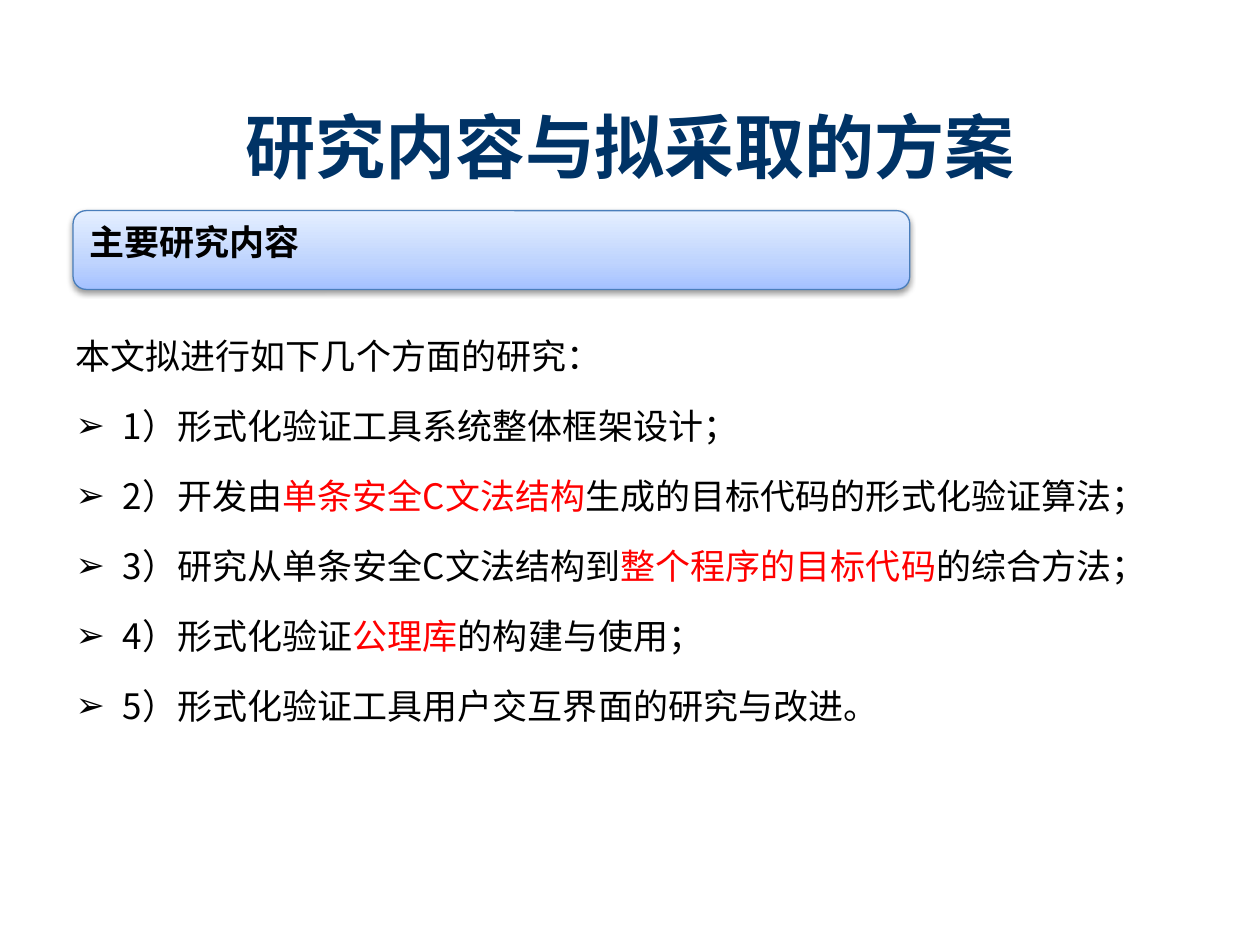
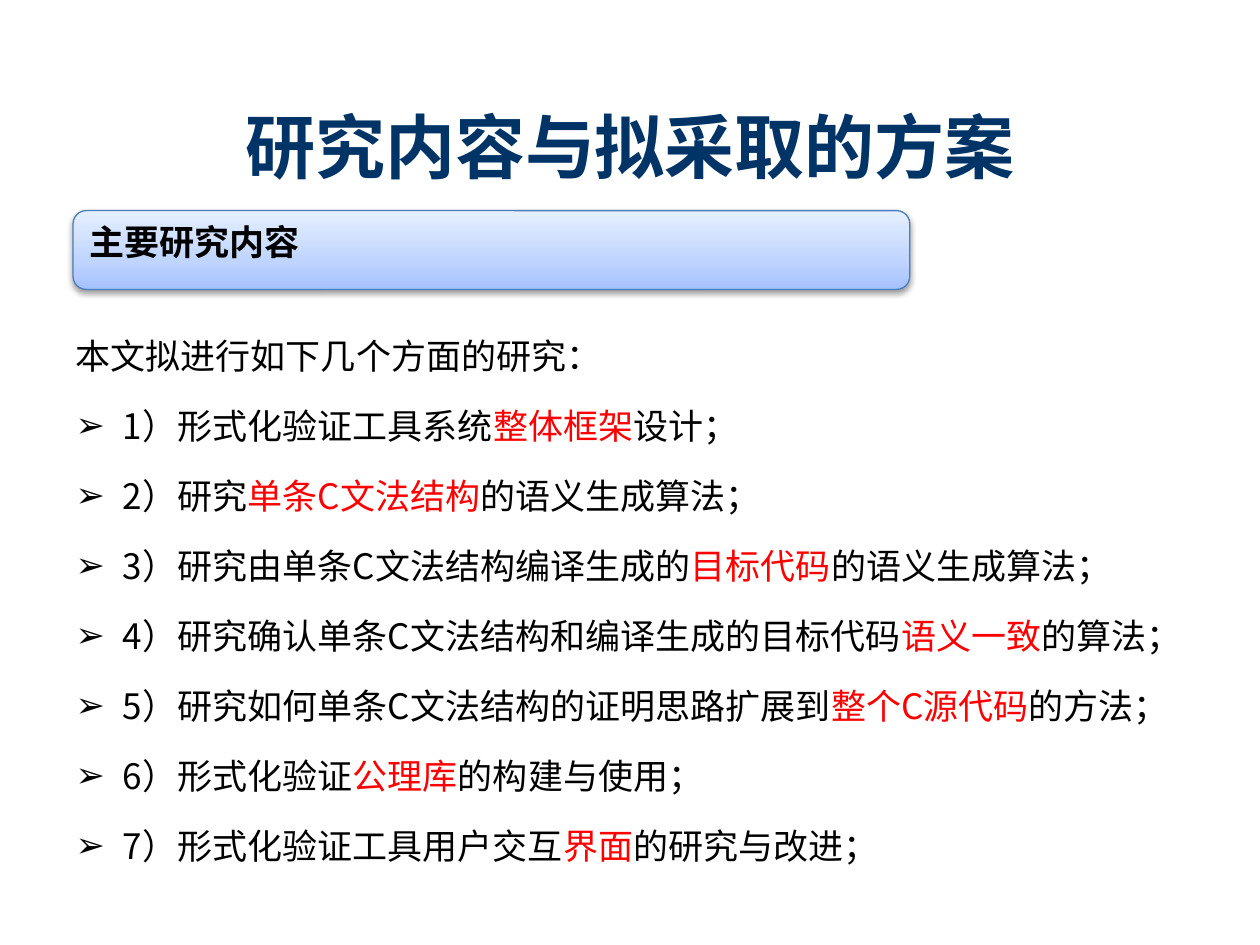
Before and after one commit to destiny1991/--2014--destiny, a slide deck: slide 16 of 开题/SY1406108_陈志伟_开题ppt.pptx. Drawn at 1260x945 pixels with LibreOffice and Linux fonts; fonts in the diff are those of the drawing; background and template pictures are left out. Boxes give left, top, right and bottom in pixels: in the first picture for what was removed or moved away, otherwise in the second. Text is boxed around its words. In the diff, an @@ line names an element or a change of style, - is before the commit and + after.

```diff
--- a/开题/SY1406108_陈志伟_开题ppt.pptx
+++ b/开题/SY1406108_陈志伟_开题ppt.pptx
@@ text at (123,409,739,445): text colour #000000 to #FF0000 in "1）形式化验证工具系统整体框架设计；" @@
@@ text at (123,479,1182,865): text changed @@
-➢ 2）开发由单条安全C文法结构生成的目标代码的形式化验证算法；
-➢ 3）研究从单条安全C文法结构到整个程序的目标代码的综合方法；
-➢ 4）形式化验证公理库的构建与使用；
-➢ 5）形式化验证工具用户交互界面的研究与改进。
+➢ 2）研究单条C文法结构的语义生成算法；
+➢ 3）研究由单条C文法结构编译生成的目标代码的语义生成算法；
+➢ 4）研究确认单条C文法结构和编译生成的目标代码语义一致的算法；
+➢ 5）研究如何单条C文法结构的证明思路扩展到整个C源代码的方法；
+➢ 6）形式化验证公理库的构建与使用；
+➢ 7）形式化验证工具用户交互界面的研究与改进；
```
Also in this commit, not shown: 1 other slide changed, 1 other file.
